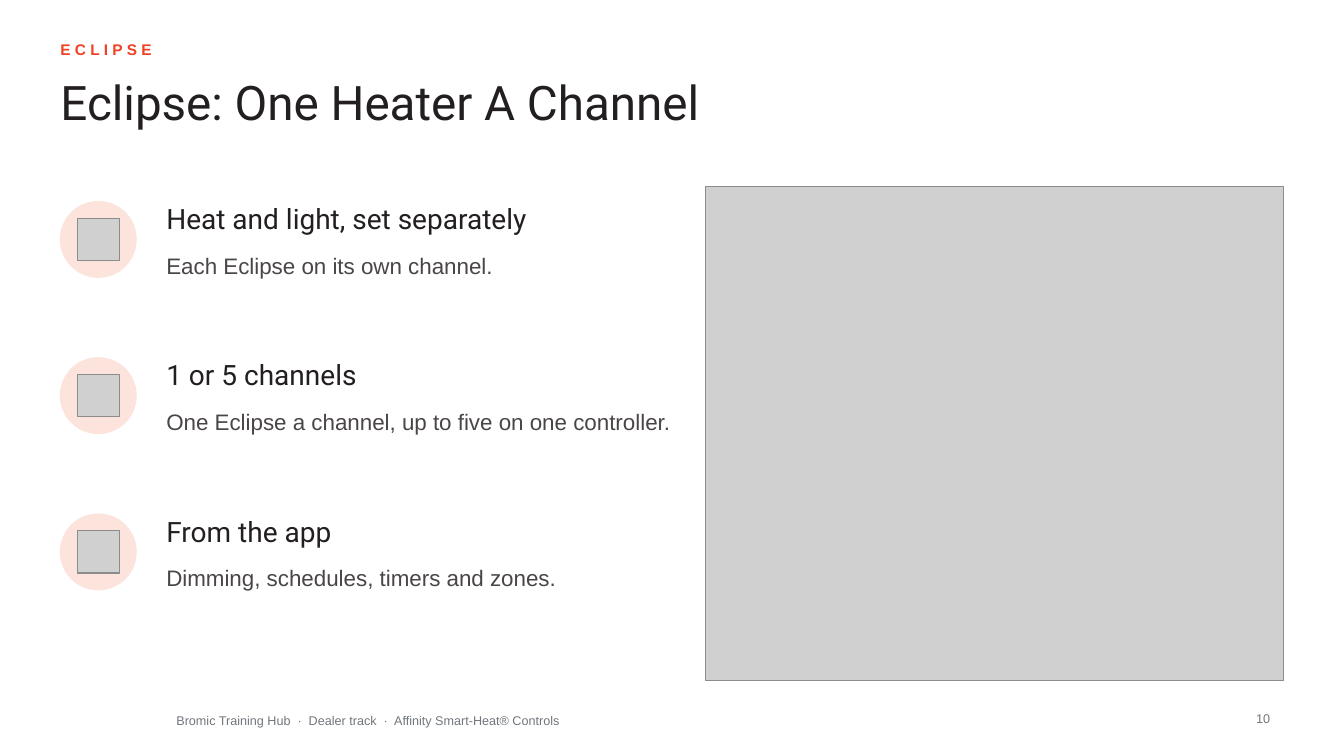
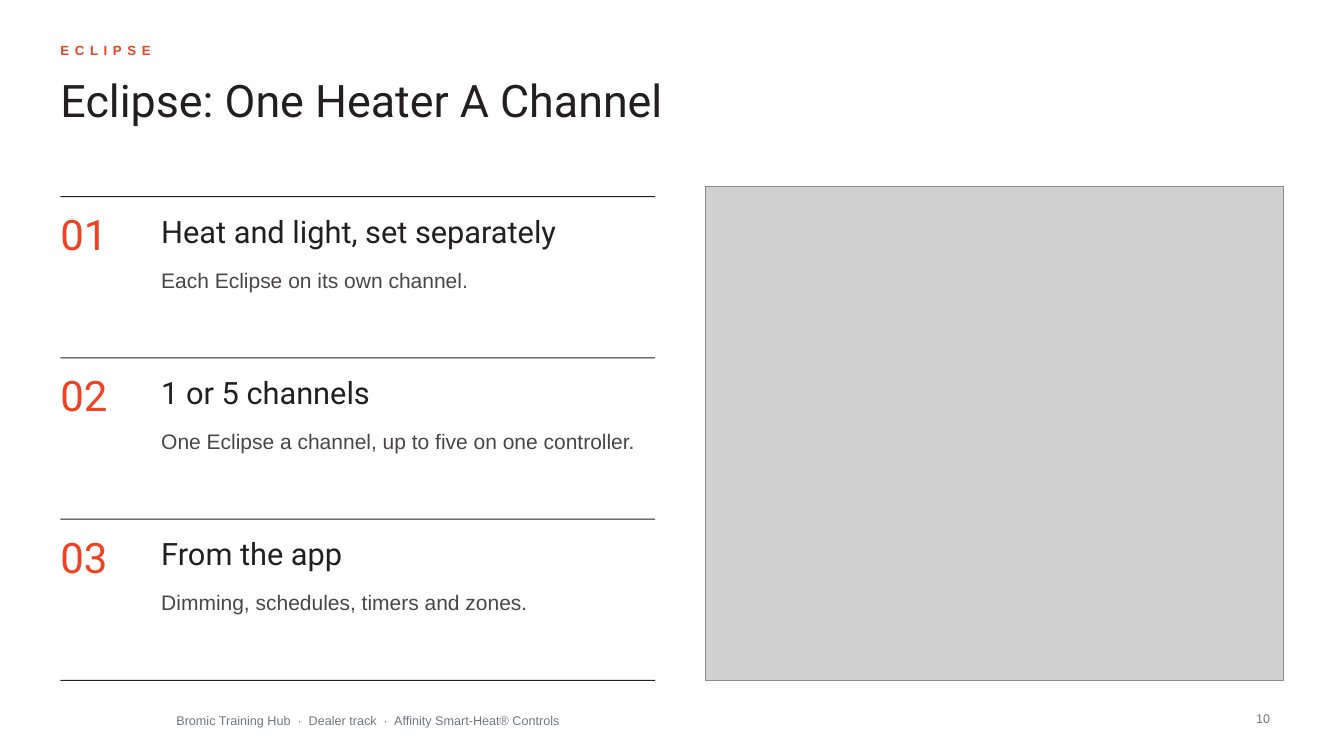
Before and after one commit to aayuvis/Bromic_Marketing, a slide deck: slide 10 of decks/training/out/Bromic-Dealer-Affinity-Smart-Heat-Controls.pptx. Drawn at 1344x756 pixels with LibreOffice and Linux fonts; fonts in the diff are those of the drawing; grey boxes stand for pictures; background and template pictures are left out. Boxes give left, top, right and bottom in pixels: in the first picture for what was removed or moved away, otherwise in the second. Text is boxed around its words. In the diff, an @@ line names an element or a change of style, - is before the commit and + after.

```diff
--- a/decks/training/out/Bromic-Dealer-Affinity-Smart-Heat-Controls.pptx
+++ b/decks/training/out/Bromic-Dealer-Affinity-Smart-Heat-Controls.pptx
@@ text "ECLIPSE" at bbox=[60, 42, 1069, 71]: size 11 to 9.5 pt, letter spacing 3 to 4 pt @@
@@ title "Eclipse: One Heater A Channel" at bbox=[60, 83, 662, 126]: size 34 to 32 pt @@
@@ ellipse removed at bbox=[60, 202, 136, 277] @@
@@ line added from (60, 197) to (655, 197), #231F20 0.75 pt @@
@@ text added at bbox=[60, 219, 107, 251], 30 pt, text #EF4123 @@
+01
@@ picture removed at bbox=[78, 219, 120, 261] @@
@@ text "Heat and light, set separately": place and size @@
-text "Heat and light, set separately" at bbox=[166, 208, 527, 235]
+text "Heat and light, set separately" at bbox=[161, 220, 556, 250]
@@ text "Each Eclipse on its own ...": place and size @@
-text "Each Eclipse on its own ..." at bbox=[166, 257, 492, 279]
+text "Each Eclipse on its own ..." at bbox=[161, 272, 468, 292]
@@ ellipse removed at bbox=[60, 358, 136, 434] @@
@@ line added from (60, 358) to (655, 358), #231F20 0.75 pt @@
@@ text added at bbox=[60, 380, 107, 412], 30 pt, text #EF4123 @@
+02
@@ picture removed at bbox=[78, 374, 120, 416] @@
@@ text "1 or 5 channels": place and size @@
-text "1 or 5 channels" at bbox=[166, 364, 356, 386]
+text "1 or 5 channels" at bbox=[161, 381, 370, 405]
@@ text "One Eclipse a channel, up ...": place and size @@
-text "One Eclipse a channel, up ..." at bbox=[166, 413, 670, 435]
+text "One Eclipse a channel, up ..." at bbox=[161, 433, 635, 453]
@@ ellipse removed at bbox=[60, 514, 136, 590] @@
@@ line added from (60, 519) to (655, 519), #231F20 0.75 pt @@
@@ picture removed at bbox=[78, 530, 120, 573] @@
@@ size 20 to 22 pt in 3 elements at bbox=[161, 220, 556, 250], bbox=[161, 381, 370, 405], bbox=[161, 542, 342, 572] @@
@@ text "From the app": place and size @@
-text "From the app" at bbox=[166, 521, 332, 548]
+text "From the app" at bbox=[161, 542, 342, 572]
@@ text added at bbox=[60, 542, 107, 574], 30 pt, text #EF4123 @@
+03
@@ size 16 to 15 pt in 3 elements at bbox=[161, 272, 468, 292], bbox=[161, 433, 635, 453], bbox=[161, 594, 527, 615] @@
@@ text "Dimming, schedules, timers and zones.": place and size @@
-text "Dimming, schedules, timers and zones." at bbox=[166, 569, 556, 591]
+text "Dimming, schedules, timers and zones." at bbox=[161, 594, 527, 615]
@@ line added from (60, 681) to (655, 681), #231F20 0.75 pt @@
```
Also in this commit, not shown: 20 other slides changed, 58 other files.
